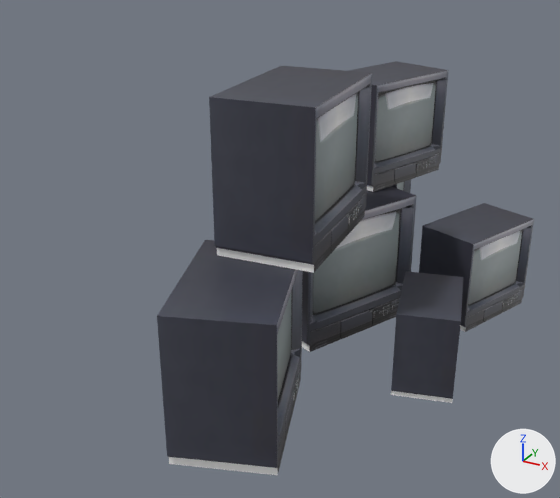
The glTF model Models/TVS.glb as it was, and as the next commit left it.
Both versions are drawn from a 50 mm camera at (6.84, -15.56, 9.3) aimed at (-1.02, -1.28, 2.16). Arrows for +X, +Y and +Z are at lower right; the lights stay in place. Where no turn or scale is listed for an object, it has been applied to the vertices.

Script lines for the objects in view, before the commit:
```python
me_cube_002 = bpy.data.meshes.new('Cube.002')
me_cube_002.from_pydata(...)  # 333 vertices, 630 faces; spans x -1.58..1.58, y -1.9..1.9, z -1.55..1.55
me_cube_002.materials.append(mat_material_002)  # picture img_main_qimg_730ff055a99c6c46cfa8b51f39b739a3_lq
me_cube_005 = bpy.data.meshes.new('Cube.005')
me_cube_005.from_pydata(...)  # 333 vertices, 630 faces; spans x -1.13..1.13, y -1.4..1.4, z -1.15..1.15
me_cube_005.materials.append(mat_material_002)  # picture img_main_qimg_730ff055a99c6c46cfa8b51f39b739a3_lq
me_cube_007 = bpy.data.meshes.new('Cube.007')
me_cube_007.from_pydata(...)  # 333 vertices, 630 faces; spans x -1.2..1.2, y -1.53..1.53, z -1.27..1.27
me_cube_007.materials.append(mat_material_002)  # picture img_main_qimg_730ff055a99c6c46cfa8b51f39b739a3_lq
ob_cube_001 = bpy.data.objects.new('Cube.001', me_cube_002)
ob_cube_001.location = (-0.23, -0.01, 1.57)
ob_cube_004 = bpy.data.objects.new('Cube.004', me_cube_005)
ob_cube_004.location = (2.61, 2.15, 1.17)
ob_cube_006 = bpy.data.objects.new('Cube.006', me_cube_007)
ob_cube_006.location = (0.0, 2.24, 4.4)
# also in view: 'Cube' at (0.0, -4.76, 1.59); 'Cube.005' at (0.0, -2.48, 4.7); 'Cube.003' at (2.61, -1.3, 0.91)
```
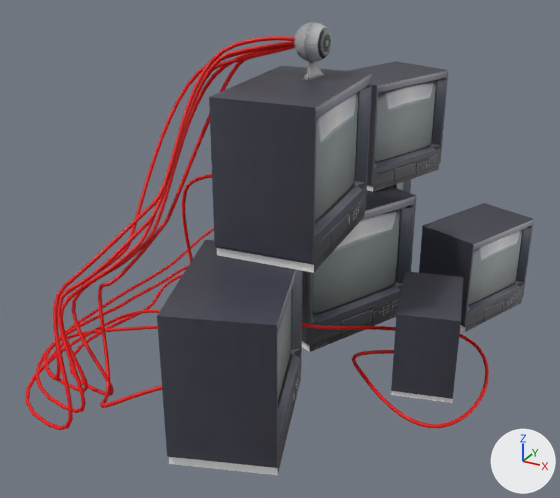
Where the change shows, as pixel boxes (x1, y1, x2, y2) in the pictures (560 x 498 px):
'BezierCurve', added (red)
    after: (25, 36, 489, 430)
'Sphere', added
    after: (294, 22, 332, 81)

Edits to the bpy script that builds the scene:
```text
Add img_classic_webcam_11549346942nln6x9x3bn:
    img_classic_webcam_11549346942nln6x9x3bn = load_image('classic-webcam-11549346942nln6x9x3bn', '_unpacked/classic-webcam-11549346942nln6x9x3bn', 840, 859, 'sRGB')
Add mat_material_003:
    mat_material_003 = principled_material('Material.003')
    mat_material_003.texture = img_classic_webcam_11549346942nln6x9x3bn
    mat_material_003.metallic = 0.421
    mat_material_003.roughness = 0.0
Add mat_material_001:
    mat_material_001 = principled_material('Material.001')
    mat_material_001.base_color = (0.8, 0.00155, 0.0)  # red #e70500
Add me_sphere:
    me_sphere.from_pydata(...)  # 498 vertices, 988 faces; spans x -0.374..0.3, y -0.374..0.374, z -0.692..0.374
    me_sphere.materials.append(mat_material_003)  # picture img_classic_webcam_11549346942nln6x9x3bn
Add me_beziercurve:
    me_beziercurve.from_pydata(...)  # 7560 vertices, 14976 faces; spans x -3.43..6.27, y -8.44..2.83, z -4.28..2.68
    me_beziercurve.materials.append(mat_material_001)  # red #e70500
Add ob_sphere:
    ob_sphere = bpy.data.objects.new('Sphere', me_sphere)
    ob_sphere.location = (0.0, -1.8, 6.93)
Add ob_beziercurve:
    ob_beziercurve = bpy.data.objects.new('BezierCurve', me_beziercurve)
    ob_beziercurve.location = (-2.24, 1.56, 4.35)
```
